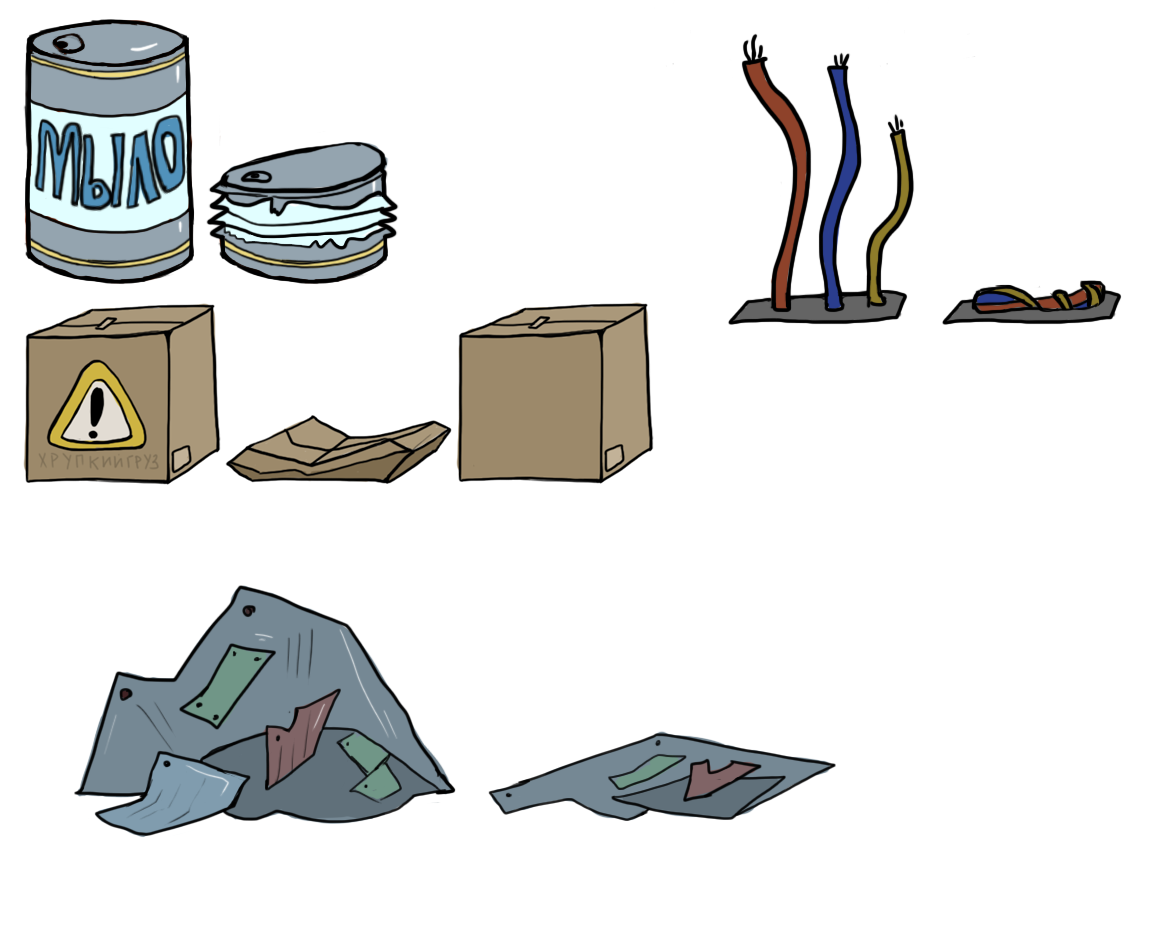
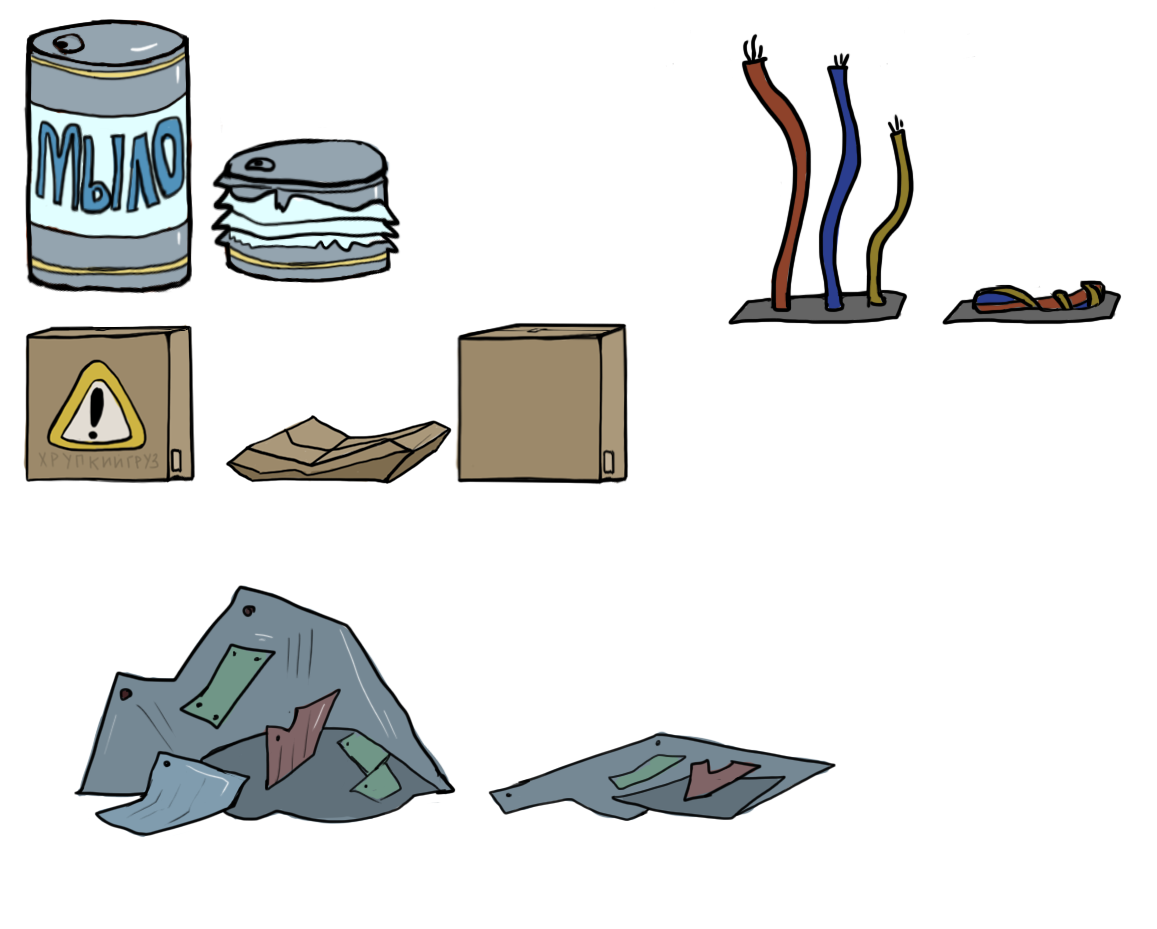
The second 1157 × 929 image is a revision of the first. Changes to its layers:
painted on "Слой 6" over bbox(455, 302, 654, 485)
painted on "Слой 3" over bbox(23, 303, 221, 485)
painted on "Слой 2" over bbox(147, 115, 401, 285)
painted on "Слой 1" over bbox(23, 21, 195, 294)
